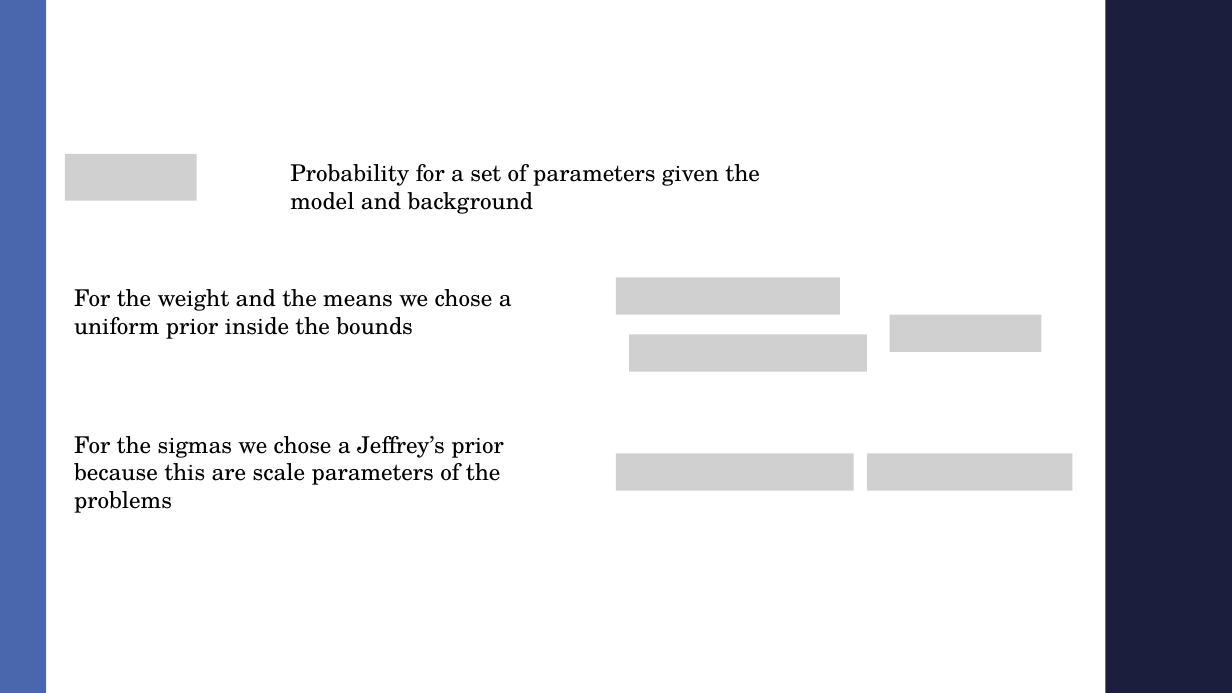
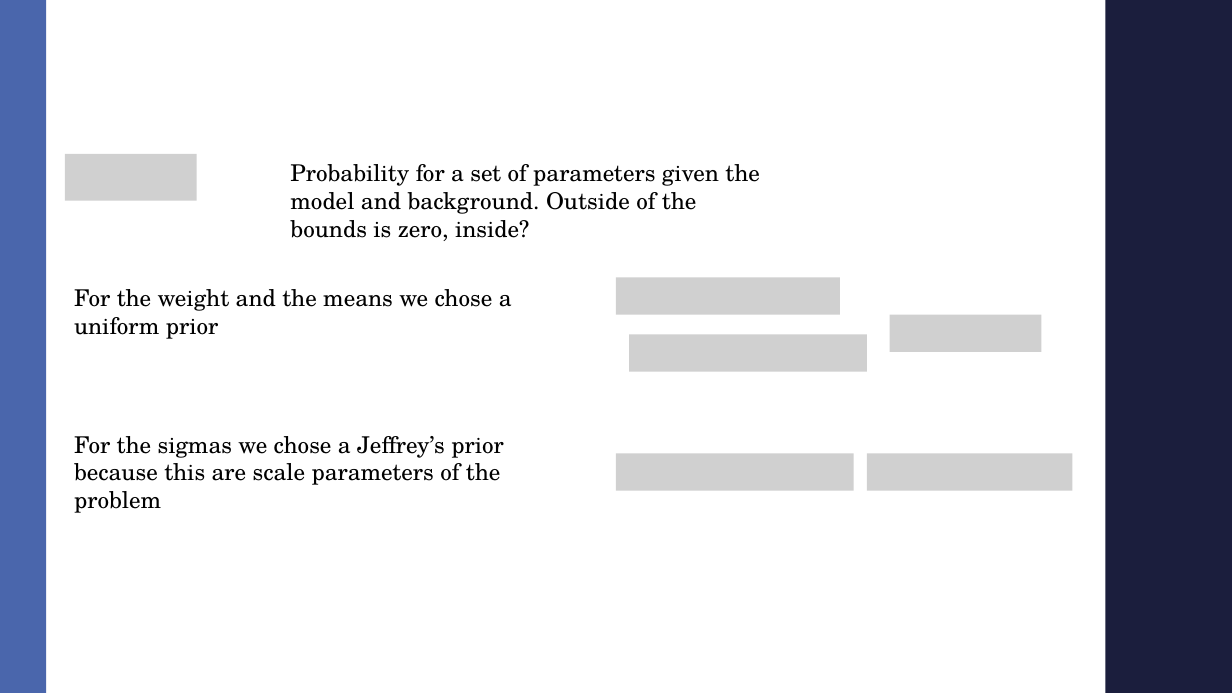
Before and after one commit to AndreaMarcone01/Bayesian_exam, a slide deck: slide 7 of Seminar.pptx. Drawn at 1232x693 pixels with LibreOffice and Linux fonts; fonts in the diff are those of the drawing; grey boxes stand for pictures; background and template pictures are left out. Boxes give left, top, right and bottom in pixels: in the first picture for what was removed or moved away, otherwise in the second. Text is boxed around its words. In the diff, an @@ line names an element or a change of style, - is before the commit and + after.

```diff
--- a/Seminar.pptx
+++ b/Seminar.pptx
@@ text at (x1=290, y1=164, x2=760, y2=241): text changed @@
-Probability for a set of parameters given the model and background
+Probability for a set of parameters given the model and background. Outside of the bounds is zero, inside?
@@ text at (x1=74, y1=289, x2=512, y2=339): text changed @@
-For the weight and the means we chose a uniform prior inside the bounds
+For the weight and the means we chose a uniform prior
@@ text at (x1=74, y1=436, x2=504, y2=513): text changed @@
-For the sigmas we chose a Jeffrey’s prior because this are scale parameters of the problems
+For the sigmas we chose a Jeffrey’s prior because this are scale parameters of the problem
```
Also in this commit, not shown: 1 other slide changed, 5 slides added, 1 slide removed, 16 other files.
